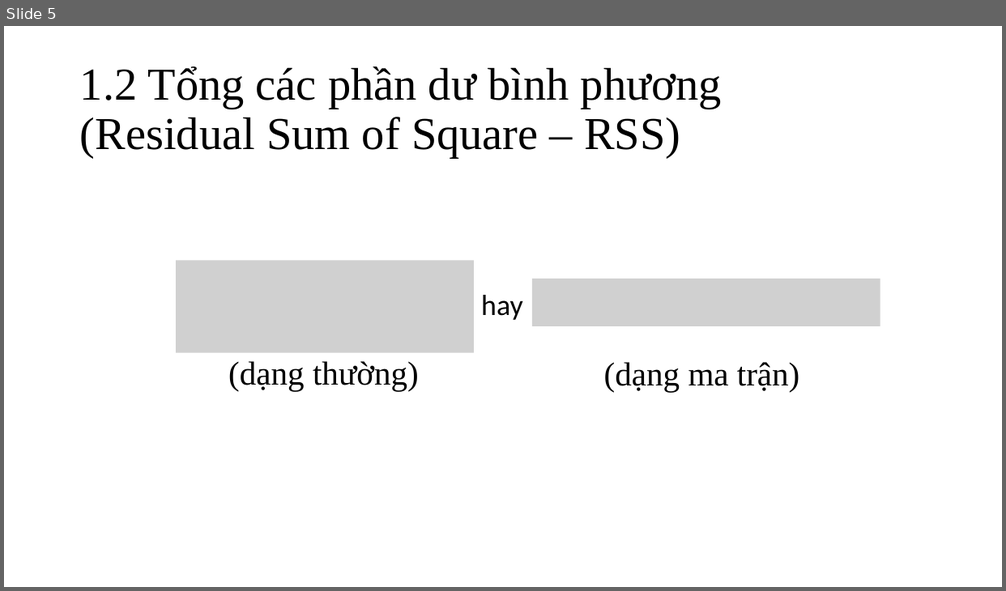
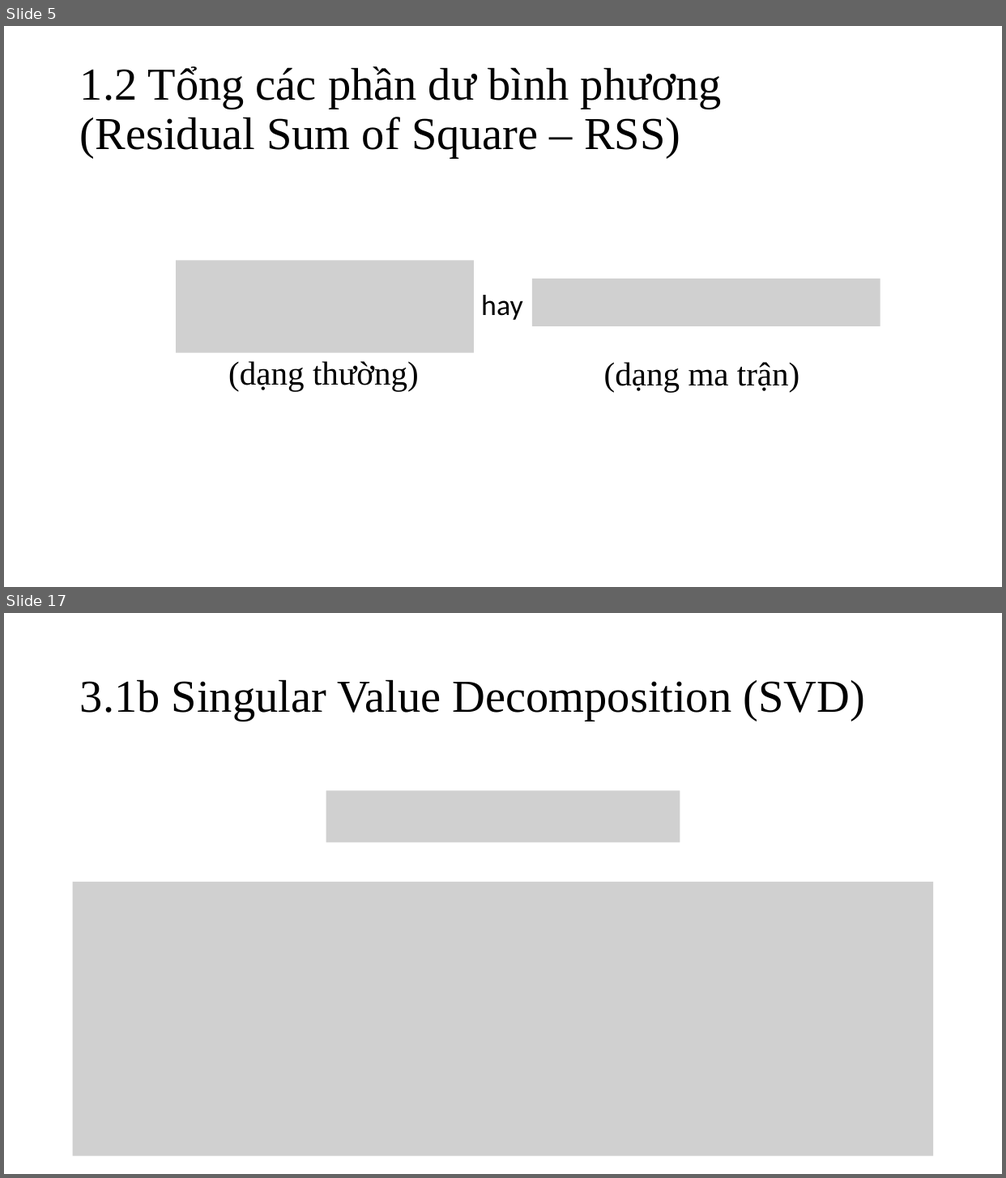
Before and after one commit to nguyenduyhanlam/ML_Final, a slide deck: Shrinkage Method.pptx. Shown one above the other, each under a label of ours: slide 5 before the commit, slides 5 and 17 after it; the slides between them are not shown. The pictures are 1006x591 and 1006x1178 pixels, drawn with LibreOffice and Linux fonts; fonts in the diff are those of the drawing; grey boxes stand for pictures. Boxes give left, top, right and bottom in pixels: in the first picture for what was removed or moved away, otherwise in the second. Text is boxed around its words. In the diff, an @@ line names an element or a change of style, - is before the commit and + after.

```diff
--- a/Shrinkage Method.pptx
+++ b/Shrinkage Method.pptx
@@ slide 17 added at (4,613,1002,1174), background #FFFFFF @@
@@ title added at (80,679,866,721), 44 pt, text #000000 @@
+3.1b Singular Value Decomposition (SVD)
@@ picture added at (326,790,680,842) @@
@@ picture added at (73,882,934,1156) @@
```
Also in this commit, not shown: 23 other slides added, 1 slide removed, 5 other files.
